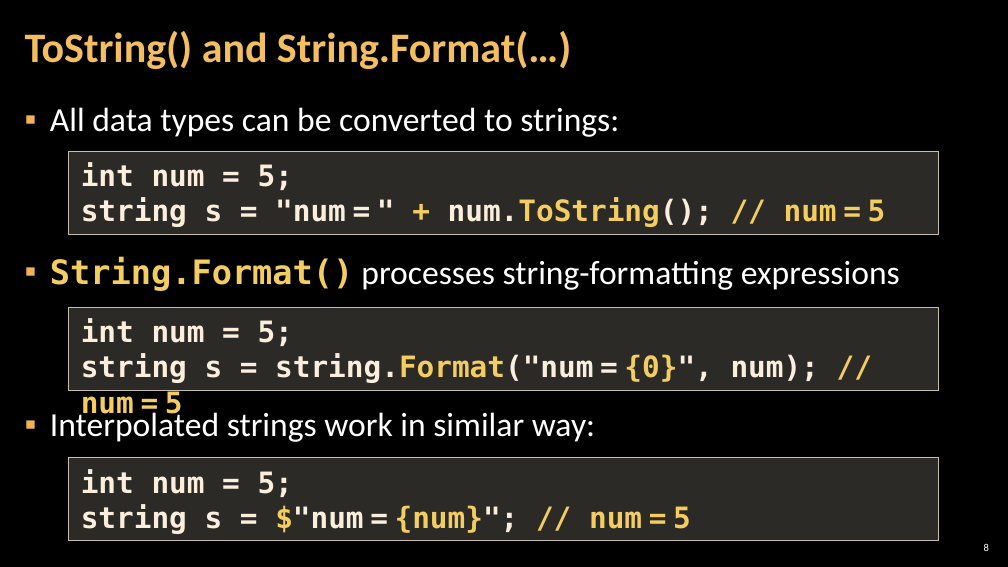
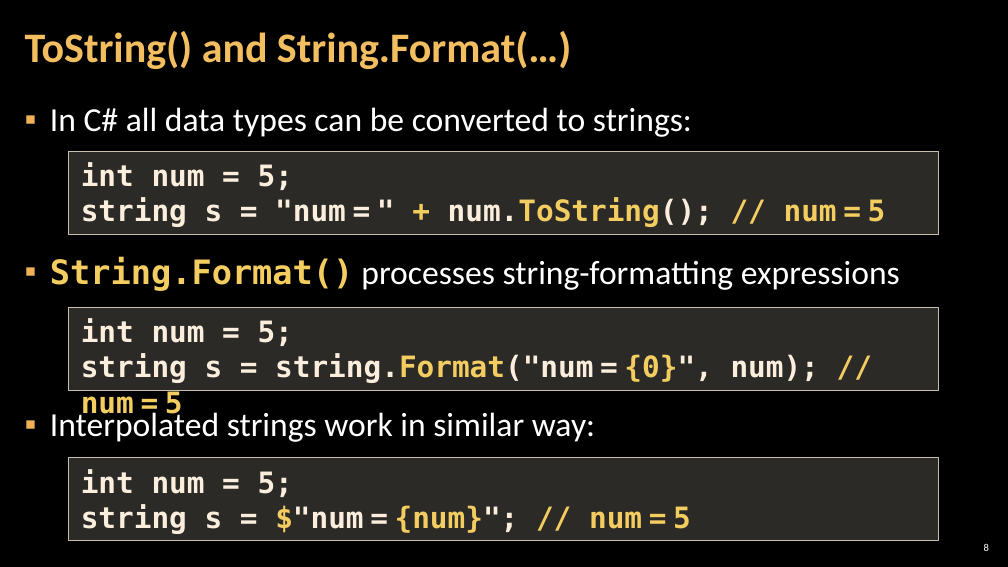
Before and after one commit to RevoRBE/Programming-Fundamentals, a slide deck: slide 8 of 00 Resources/05. Programming-Fundamentals-Strings-Dictionaries-Lambda-and-LINQ.pptx. Drawn at 1008x567 pixels with LibreOffice and Linux fonts; fonts in the diff are those of the drawing; background and template pictures are left out. Boxes give left, top, right and bottom in pixels: in the first picture for what was removed or moved away, otherwise in the second. Text is boxed around its words. In the diff, an @@ line names an element or a change of style, - is before the commit and + after.

```diff
--- a/00 Resources/05. Programming-Fundamentals-Strings-Dictionaries-Lambda-and-LINQ.pptx
+++ b/00 Resources/05. Programming-Fundamentals-Strings-Dictionaries-Lambda-and-LINQ.pptx
@@ text at (x1=50, y1=107, x2=692, y2=137): text changed @@
-▪ All data types can be converted to strings:
+▪ In C# all data types can be converted to strings:
```
Also in this commit, not shown: 18 other slides changed, 1 slide added, 7 other files.
